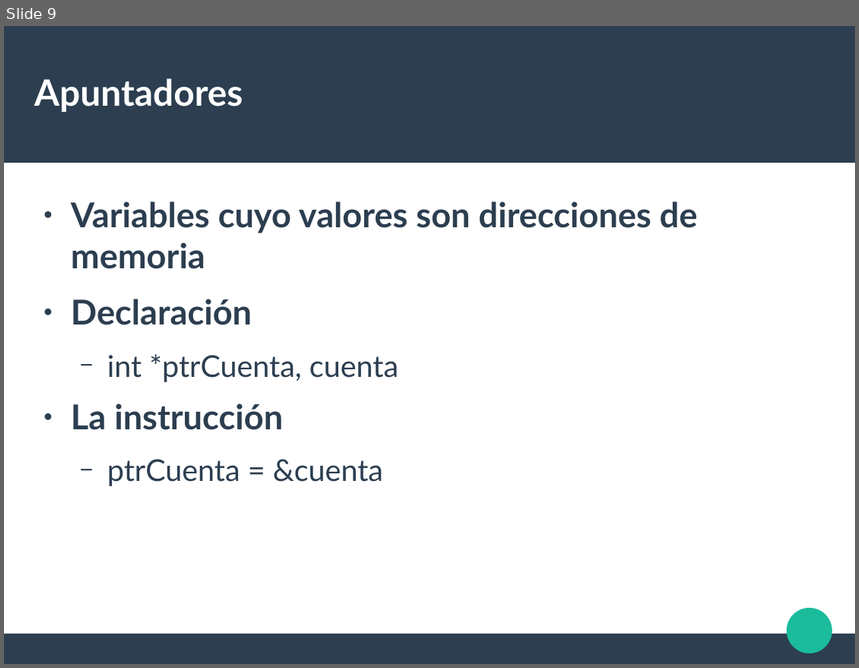
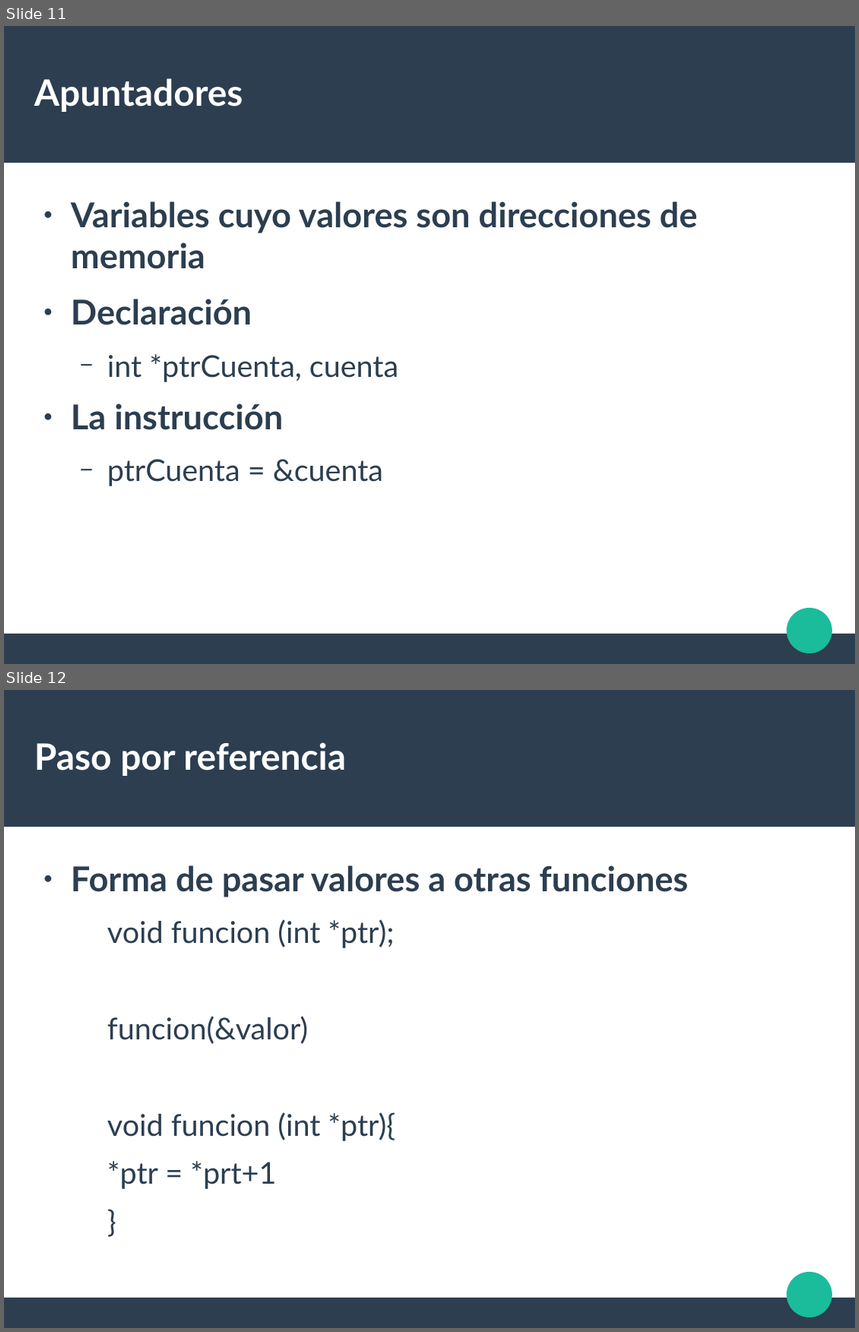
Before and after one commit to liowiki/EDA1-20192, a slide deck: Tema1.odp. Shown one above the other, each under a label of ours: slide 9 before the commit, slides 11 and 12 after it. The pictures are 859x668 and 859x1332 pixels, drawn with LibreOffice and Linux fonts; fonts in the diff are those of the drawing. Boxes give left, top, right and bottom in pixels: in the first picture for what was removed or moved away, otherwise in the second. Text is boxed around its words. In the diff, an @@ line names an element or a change of style, - is before the commit and + after.

```diff
--- a/Tema1.odp
+++ b/Tema1.odp
@@ slide 12 added at box(4, 690, 855, 1328), background #FFFFFF; not listed: 3 template elements that a slide beside it also shows @@
@@ title added at box(34, 742, 346, 776), 33.9 pt, text #FFFFFF, bold @@
+Paso por referencia
@@ text added at box(71, 866, 689, 1189), 28 pt, text #2C3E50 @@
+● Forma de pasar valores a otras funciones
+  void funcion (int *ptr);
+  funcion(&valor)
+  void funcion (int *ptr){
+  *ptr = *prt+1
+  }
@@ what was slide 9 is now slide 11 @@
```
Also in this commit, not shown: 1 slide changed, 31 other slides added, 4 other files.
